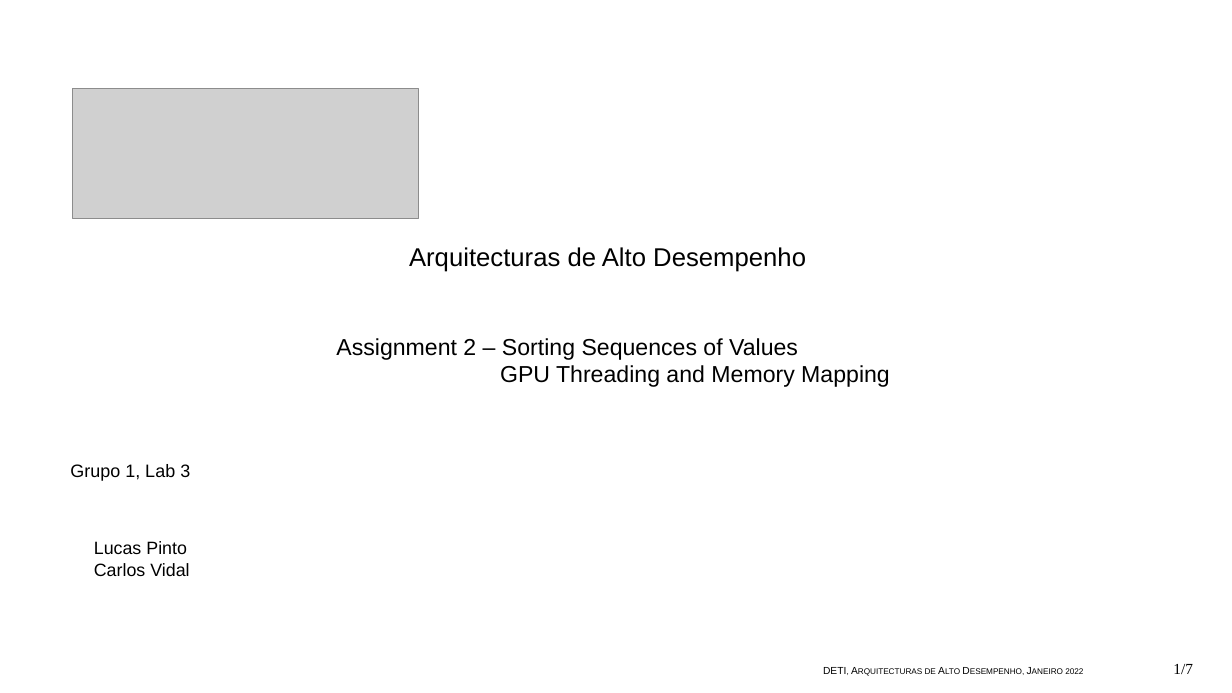
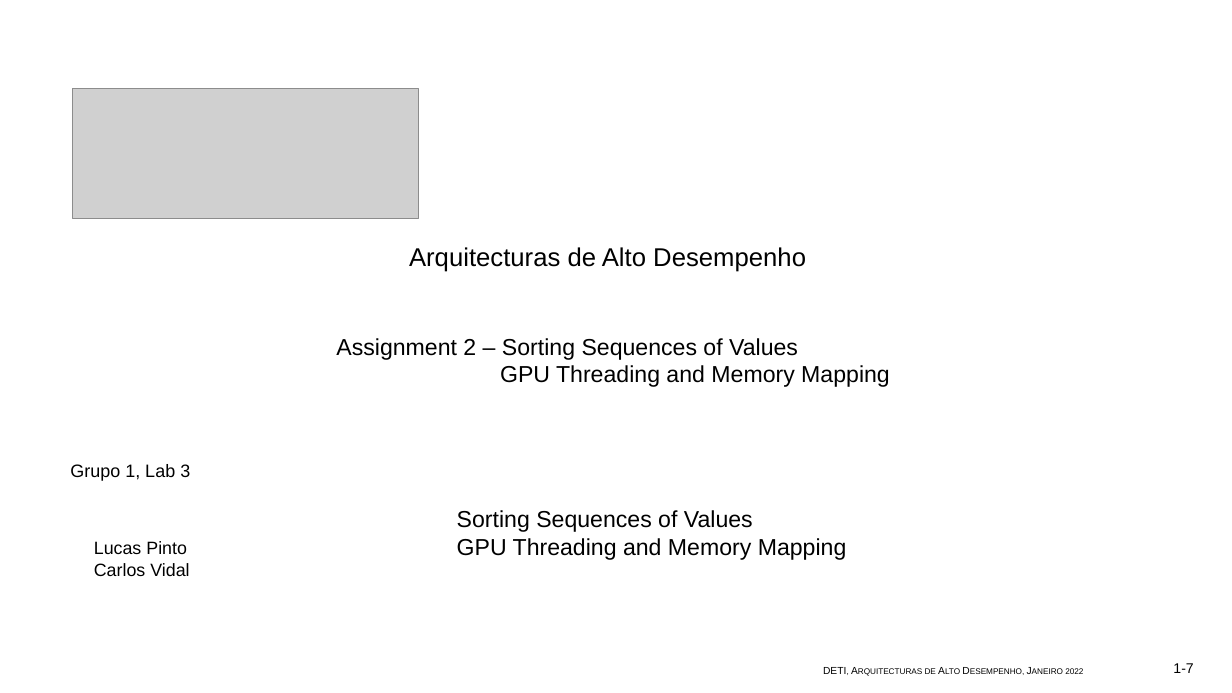
Before and after one commit to Pinto1088/AAD_2022, a slide deck: slide 1 of Assignment2/Apresentação1.pptx. Drawn at 1232x693 pixels with LibreOffice and Linux fonts; fonts in the diff are those of the drawing; grey boxes stand for pictures. Boxes give left, top, right and bottom in pixels: in the first picture for what was removed or moved away, otherwise in the second. Text is boxed around its words. In the diff, an @@ line names an element or a change of style, - is before the commit and + after.

```diff
--- a/Assignment2/Apresentação1.pptx
+++ b/Assignment2/Apresentação1.pptx
@@ text added at (457, 510, 847, 560), 18 pt, text #000000 @@
+Sorting Sequences of Values
+GPU Threading and Memory Mapping
@@ page number at (1173, 663, 1193, 673): text changed; size 12 to 11 pt; font Times New Roman to Arial @@
-1/7
+1-7
```
Also in this commit, not shown: 2 other slides changed.
